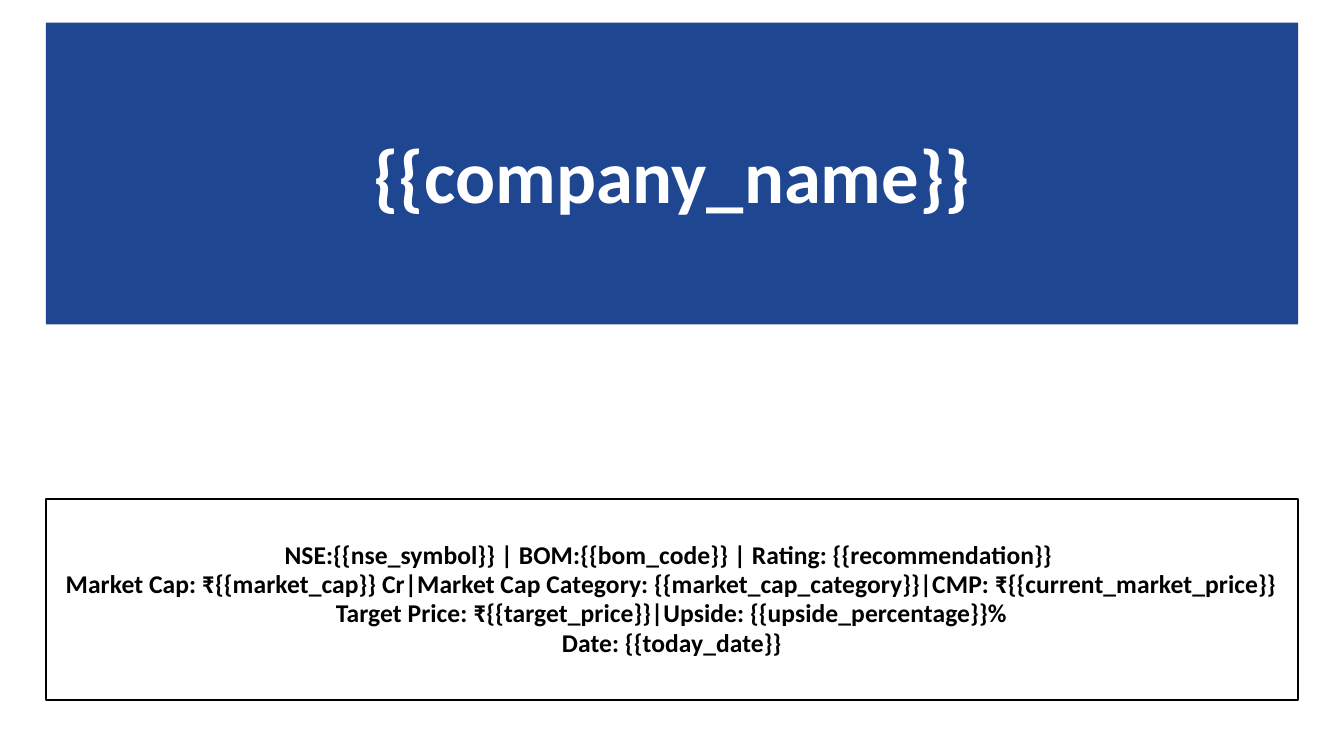
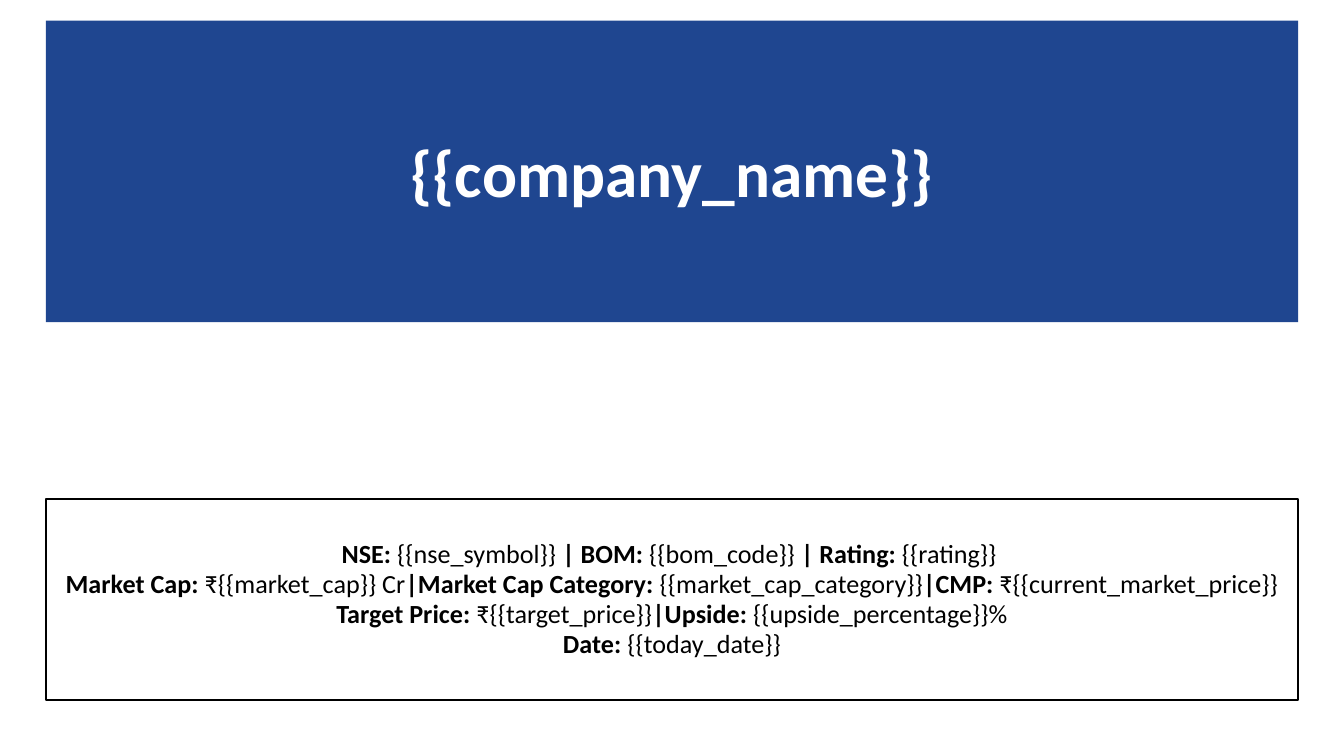
Before and after one commit to pratik1133/fluffy-lamp, a slide deck: slide 1 of master_template.pptx. Drawn at 1344x756 pixels with LibreOffice and Linux fonts; fonts in the diff are those of the drawing; background and template pictures are left out. Boxes give left, top, right and bottom in pixels: in the first picture for what was removed or moved away, otherwise in the second. Text is boxed around its words. In the diff, an @@ line names an element or a change of style, - is before the commit and + after.

```diff
--- a/master_template.pptx
+++ b/master_template.pptx
@@ title "{{company_name}}" at box(46, 20, 1298, 321): size 40 to 35 pt @@
@@ subtitle at box(342, 544, 996, 568): text changed; size 13.8 to 14 pt; bold off @@
-NSE:{{nse_symbol}} | BOM:{{bom_code}} | Rating: {{recommendation}}
+NSE: {{nse_symbol}} | BOM: {{bom_code}} | Rating: {{rating}}
@@ subtitle at box(66, 574, 1277, 658): size 13.8 to 14 pt in "Market Cap: ₹{{market_cap}} Cr|Market Cap Category: {{market ...", "Target Price: ₹{{target_price}}|Upside: {{upside_percentage} ...", "Date: {{today_date}}"; bold off in "₹{{market_cap}} Cr|Market {{market_cap_category}}|CMP: ₹{{cu ...", "₹{{target_price}}|Upside: {{upside_percentage}}%", "{{today_date}}" @@
```
Also in this commit, not shown: 15 other slides changed.
